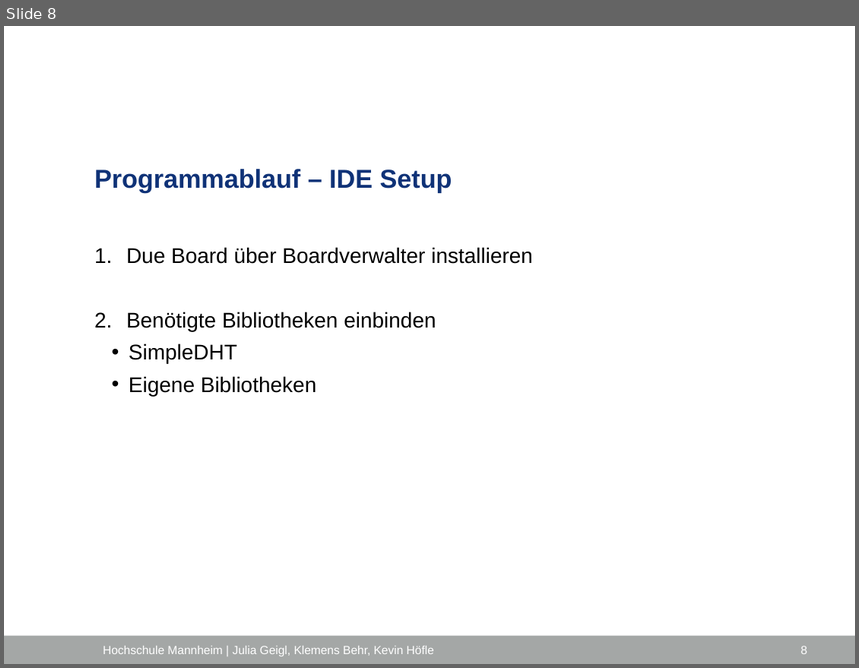
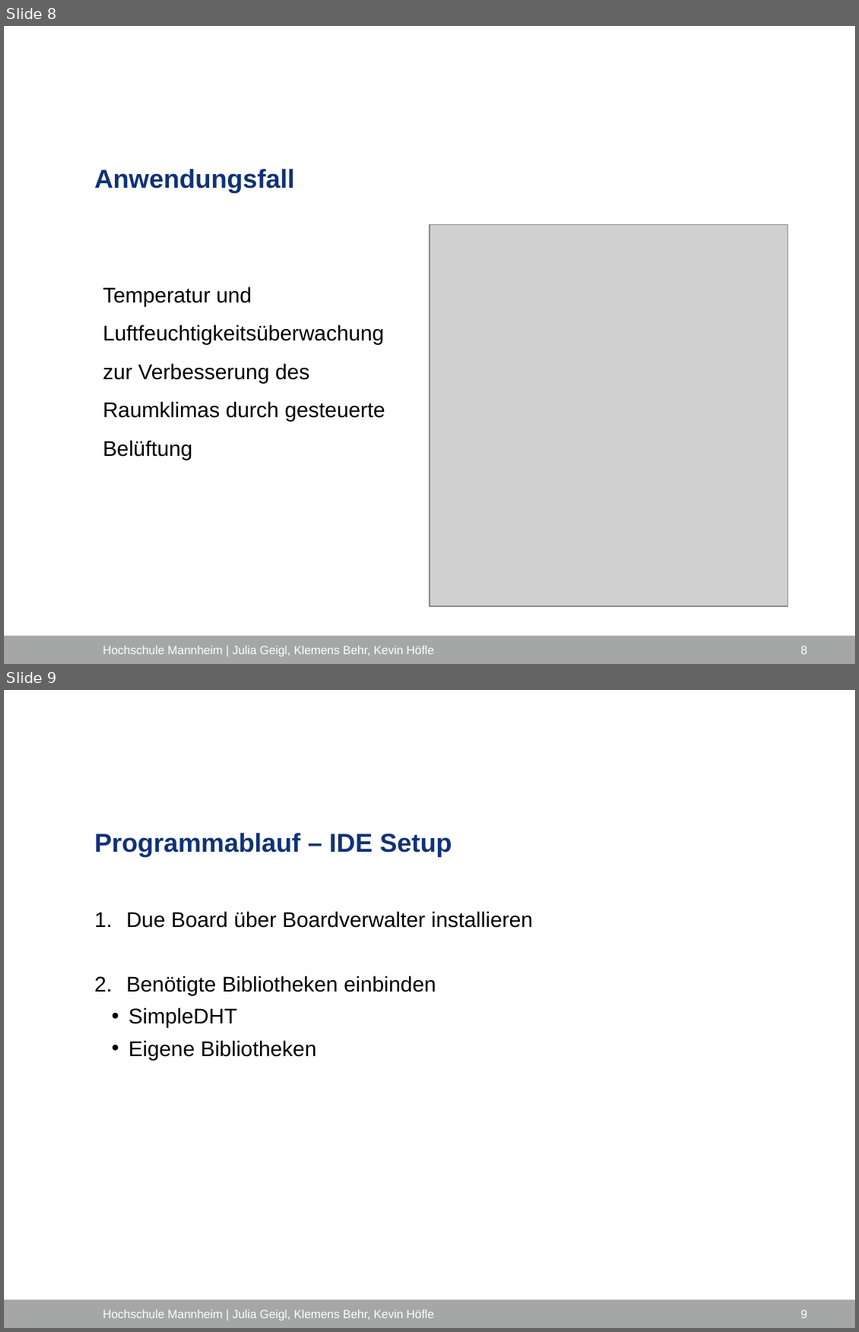
Before and after one commit to ProjektlaborEmbeddedSecurity/Presentation, a slide deck: PES_FH_VERS.pptx. Shown one above the other, each under a label of ours: slide 8 before the commit, slides 8 and 9 after it. The pictures are 859x668 and 859x1332 pixels, drawn with LibreOffice and Linux fonts; fonts in the diff are those of the drawing; grey boxes stand for pictures; background and template pictures are left out. Boxes give left, top, right and bottom in pixels: in the first picture for what was removed or moved away, otherwise in the second. Text is boxed around its words. In the diff, an @@ line names an element or a change of style, - is before the commit and + after.

Commit message:
Julia's Änderungen

```diff
--- a/PES_FH_VERS.pptx
+++ b/PES_FH_VERS.pptx
@@ slide 8 added at (x1=4, y1=26, x2=855, y2=664), background #FFFFFF; not listed: 1 template element that a slide beside it also shows @@
@@ title added at (x1=94, y1=169, x2=295, y2=192), 22 pt, text #0F3277, bold @@
+Anwendungsfall
@@ picture added at (x1=430, y1=225, x2=788, y2=607) @@
@@ text added at (x1=103, y1=287, x2=386, y2=460), 18 pt, text #000000 @@
+Temperatur und Luftfeuchtigkeitsüberwachung zur Verbesserung des Raumklimas durch gesteuerte Belüftung
@@ text added at (x1=103, y1=646, x2=434, y2=657), 10 pt, text #FFFFFF @@
+Hochschule Mannheim | Julia Geigl, Klemens Behr, Kevin Höfle
@@ page number added at (x1=801, y1=646, x2=808, y2=655), 10 pt, text #FFFFFF @@
+8
@@ what was slide 8 is now slide 9 @@
```
Also in this commit, not shown: 16 slides changed.
